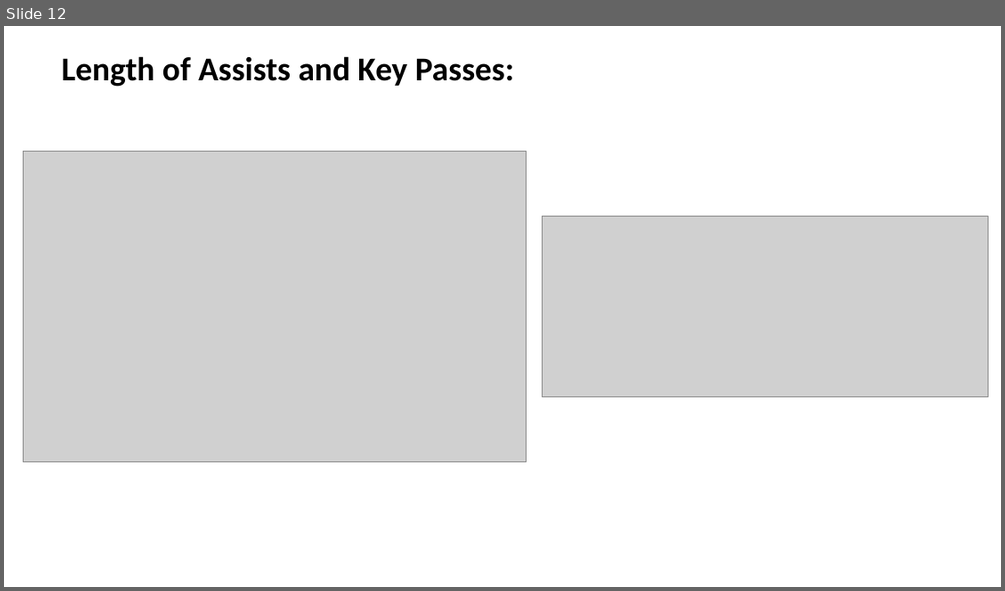
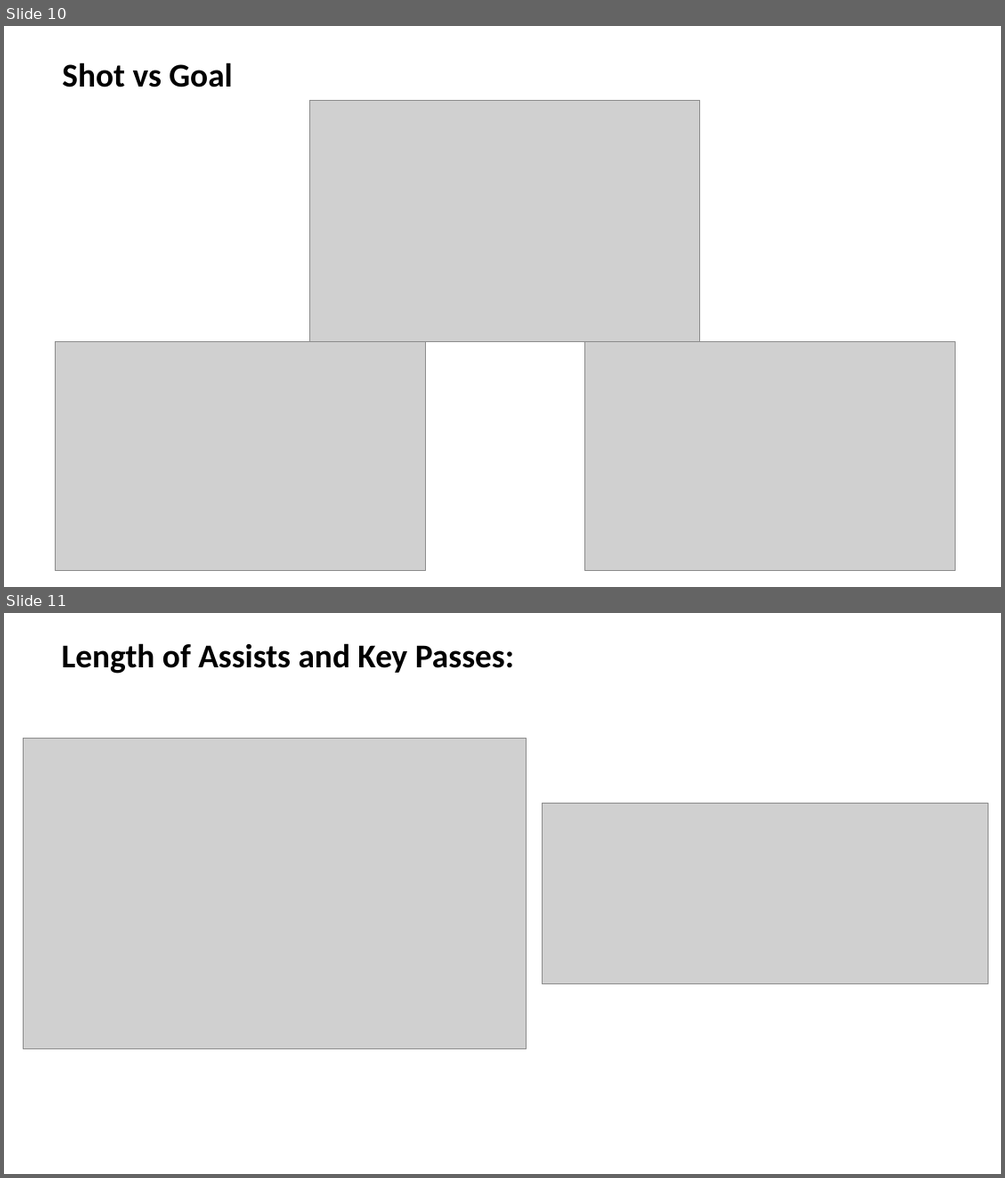
Before and after one commit to rmesina/T2_Codes-R-Us, a slide deck: midterm_project/Determining which variables contribute to likely hood of.pptx. Shown one above the other, each under a label of ours: slide 12 before the commit, slides 10 and 11 after it. The pictures are 1005x591 and 1005x1178 pixels, drawn with LibreOffice and Linux fonts; fonts in the diff are those of the drawing; grey boxes stand for pictures. Boxes give left, top, right and bottom in pixels: in the first picture for what was removed or moved away, otherwise in the second. Text is boxed around its words. In the diff, an @@ line names an element or a change of style, - is before the commit and + after.

```diff
--- a/midterm_project/Determining which variables contribute to likely hood of.pptx
+++ b/midterm_project/Determining which variables contribute to likely hood of.pptx
@@ slide 10 added at <box>4,26,1001,587</box>, background #FFFFFF @@
@@ text added at <box>62,62,232,87</box>, 32 pt, text #000000, bold @@
+Shot vs Goal
@@ picture added at <box>310,100,700,342</box> @@
@@ picture added at <box>55,342,425,571</box> @@
@@ picture added at <box>585,342,955,570</box> @@
@@ what was slide 12 is now slide 11 @@
```
Also in this commit, not shown: 3 slides changed, 1 other slide added, 3 slides removed, 9 other files.
